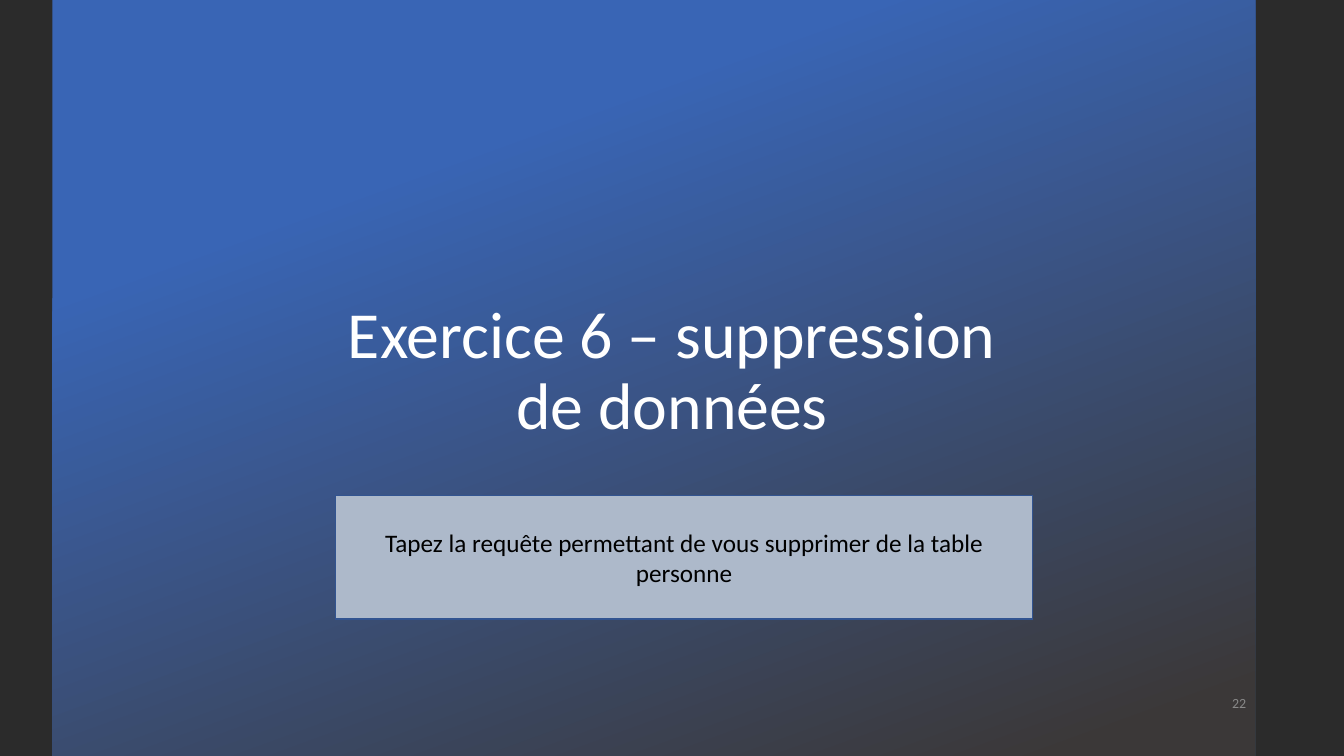
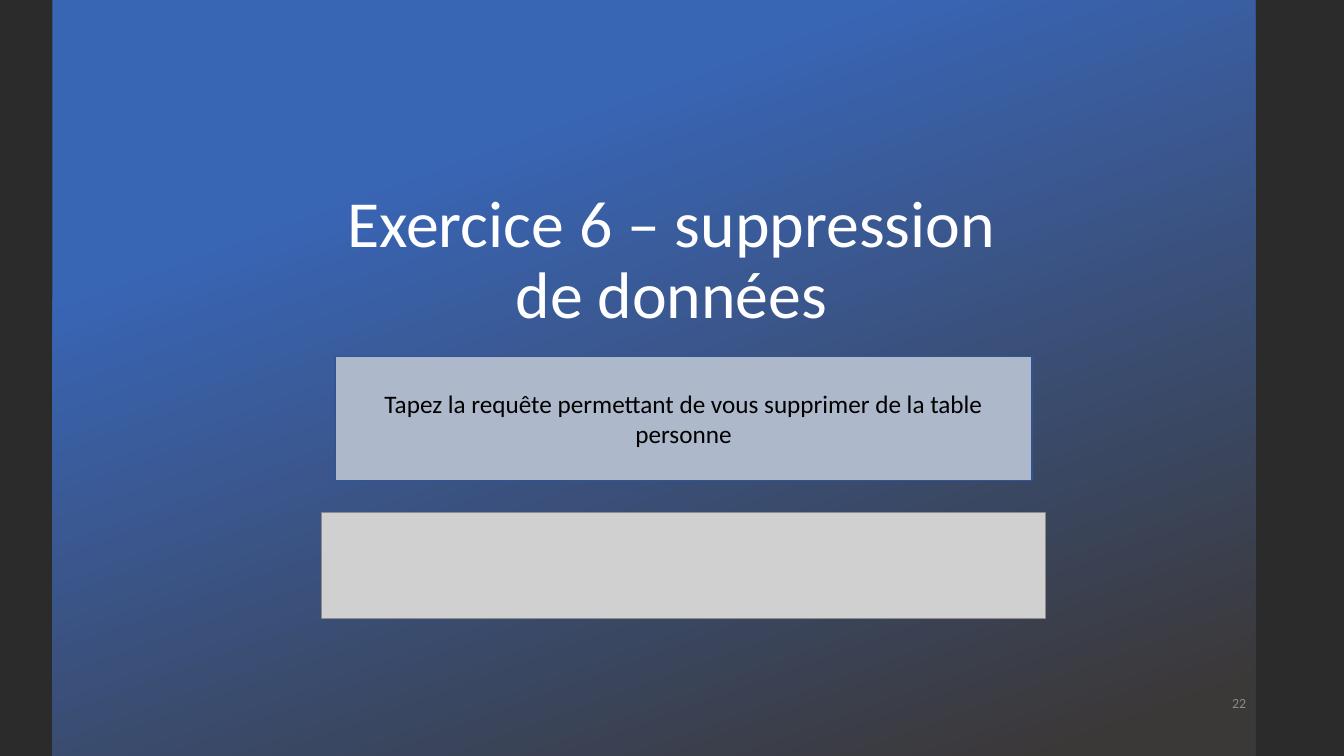
Before and after one commit to DylanMielot/FormationFormateur, a slide deck: slide 22 of Formation de formateur.pptx. Drawn at 1344x756 pixels with LibreOffice and Linux fonts; fonts in the diff are those of the drawing; grey boxes stand for pictures; background and template pictures are left out; a plain dark background stands for a picture behind light text. Boxes give left, top, right and bottom in pixels: in the first picture for what was removed or moved away, otherwise in the second. Text is boxed around its words. In the diff, an @@ line names an element or a change of style, - is before the commit and + after.

```diff
--- a/Formation de formateur.pptx
+++ b/Formation de formateur.pptx
@@ title "Exercice 6 – suppression de ...": place and size @@
-title "Exercice 6 – suppression de ..." at (348, 312, 996, 430)
+title "Exercice 6 – suppression de ..." at (347, 201, 995, 319)
@@ rectangle "Tapez la requête permettant de ...": place and size @@
-rectangle "Tapez la requête permettant de ..." at (336, 495, 1032, 619)
+rectangle "Tapez la requête permettant de ..." at (335, 357, 1031, 481)
@@ picture added at (322, 512, 1046, 618) @@
```
Also in this commit, not shown: 6 other slides changed, 1 slide added.
